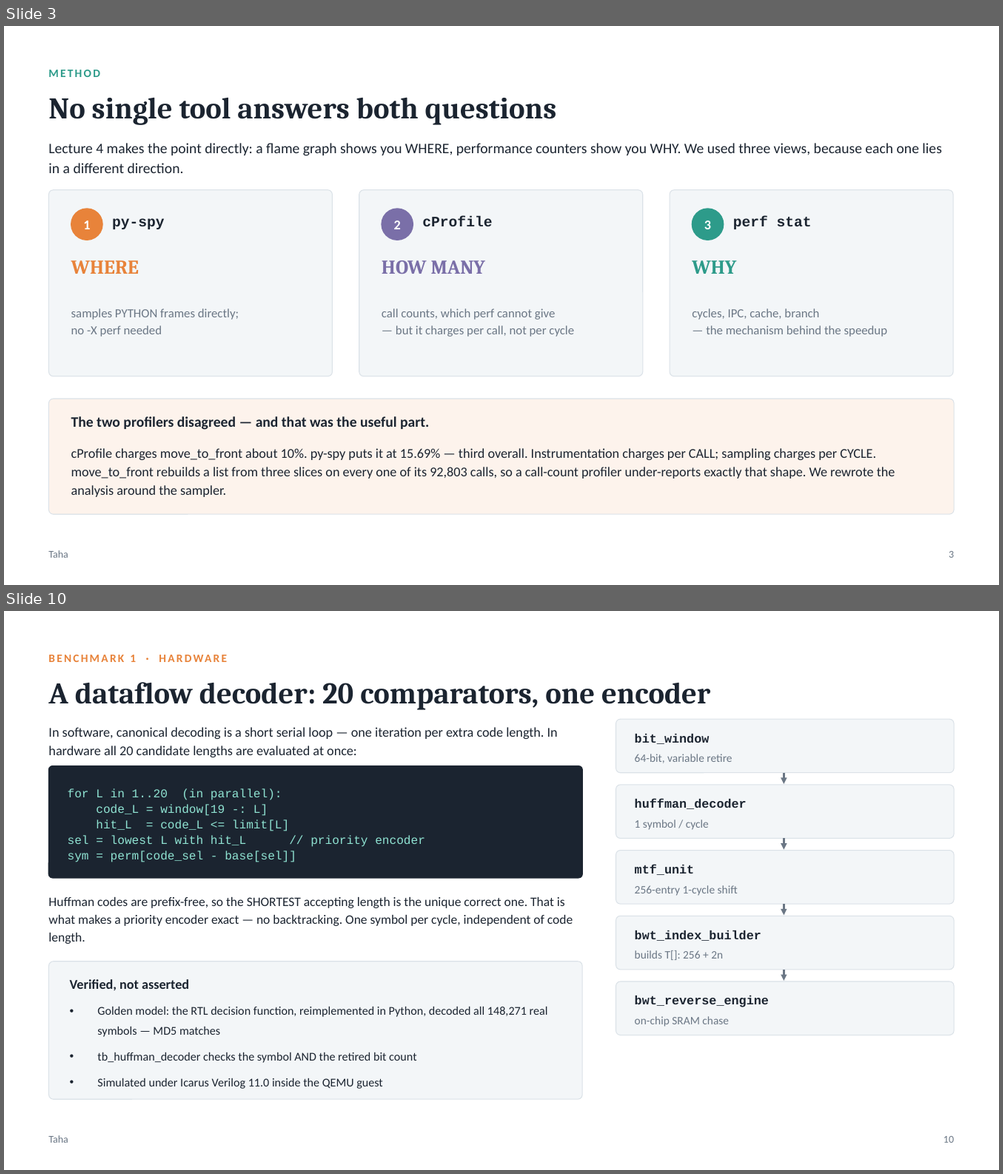
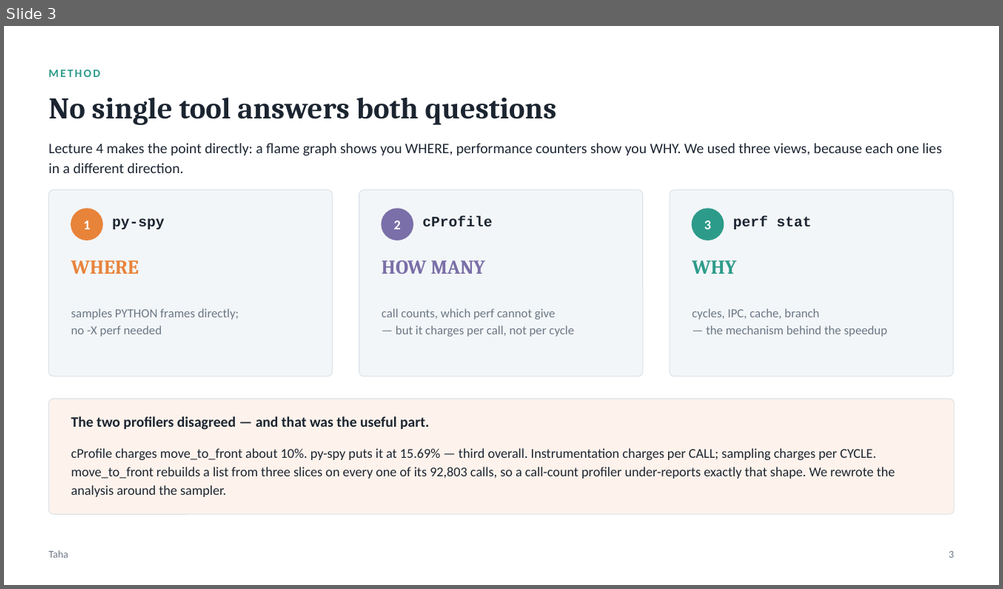
Before and after one commit to taha-tahaa/hwsw-codesign-project, a slide deck: presentation/HWSW_CoDesign_Final_Taha_Lana.pptx. Shown one above the other, each under a label of ours: slides 3 and 10 before the commit, slide 3 after it; the slides between them are not shown. The pictures are 1003x1174 and 1003x589 pixels, drawn with LibreOffice and Linux fonts; fonts in the diff are those of the drawing. Boxes give left, top, right and bottom in pixels: in the first picture for what was removed or moved away, otherwise in the second. Text is boxed around its words. In the diff, an @@ line names an element or a change of style, - is before the commit and + after.

```diff
--- a/presentation/HWSW_CoDesign_Final_Taha_Lana.pptx
+++ b/presentation/HWSW_CoDesign_Final_Taha_Lana.pptx
@@ slide 10 removed at bbox=[4, 611, 999, 1170], background #FFFFFF @@
@@ text removed at bbox=[130, 655, 136, 662] @@
-BENCHMARK 1 · HARDWARE
@@ text removed at bbox=[48, 682, 710, 710] @@
-A dataflow decoder: 20 comparators, one encoder
@@ rounded rectangle removed at bbox=[616, 719, 954, 773] @@
@@ text removed at bbox=[48, 727, 558, 758] @@
-In software, canonical decoding is a short serial loop — one iteration per extra code length. In hardware all 20 candidate lengths are evaluated at once:
@@ text removed at bbox=[634, 734, 709, 744] @@
-bit_window
@@ text removed at bbox=[634, 754, 731, 763] @@
-64-bit, variable retire
@@ rounded rectangle removed at bbox=[48, 766, 582, 878] @@
@@ rounded rectangle removed at bbox=[616, 785, 954, 839] @@
@@ arrow removed from (784, 773) to (784, 784) @@
@@ text removed at bbox=[68, 789, 425, 863] @@
-for L in 1..20 (in parallel):
-code_L = window[19 -: L]
-hit_L = code_L <= limit[L]
-sel = lowest L with hit_L // priority encoder
-sym = perm[code_sel - base[sel]]
@@ text removed at bbox=[634, 799, 746, 809] @@
-huffman_decoder
@@ text removed at bbox=[634, 820, 708, 830] @@
-1 symbol / cycle
@@ rounded rectangle removed at bbox=[616, 851, 954, 904] @@
@@ arrow removed from (784, 839) to (784, 850) @@
@@ text removed at bbox=[634, 864, 694, 875] @@
-mtf_unit
@@ text removed at bbox=[48, 897, 572, 944] @@
-Huffman codes are prefix-free, so the SHORTEST accepting length is the unique correct one. That is what makes a priority encoder exact — no backtracking. One symbol per cycle, independent of code length.
@@ text removed at bbox=[634, 886, 737, 896] @@
-256-entry 1-cycle shift
@@ rounded rectangle removed at bbox=[616, 916, 954, 970] @@
@@ arrow removed from (784, 904) to (784, 915) @@
@@ text removed at bbox=[634, 931, 761, 941] @@
-bwt_index_builder
@@ rounded rectangle removed at bbox=[48, 962, 582, 1099] @@
@@ text removed at bbox=[634, 951, 723, 960] @@
-builds T[]: 256 + 2n
@@ text removed at bbox=[70, 980, 189, 991] @@
-Verified, not asserted
@@ rounded rectangle removed at bbox=[616, 982, 954, 1036] @@
@@ arrow removed from (784, 970) to (784, 981) @@
@@ text removed at bbox=[97, 1006, 548, 1089] @@
-• Golden model: the RTL decision function, reimplemented in Python, decoded all 148,271 real symbols — MD5 matches
-• tb_huffman_decoder checks the symbol AND the retired bit count
-• Simulated under Icarus Verilog 11.0 inside the QEMU guest
@@ text removed at bbox=[634, 996, 768, 1008] @@
-bwt_reverse_engine
@@ text removed at bbox=[634, 1017, 728, 1027] @@
-on-chip SRAM chase
@@ text removed at bbox=[48, 1136, 68, 1143] @@
-Taha
@@ text removed at bbox=[943, 1136, 953, 1143] @@
-10
```
Also in this commit, not shown: 21 slides changed, 2 slides added, 3 other slides removed, 2 other files.
